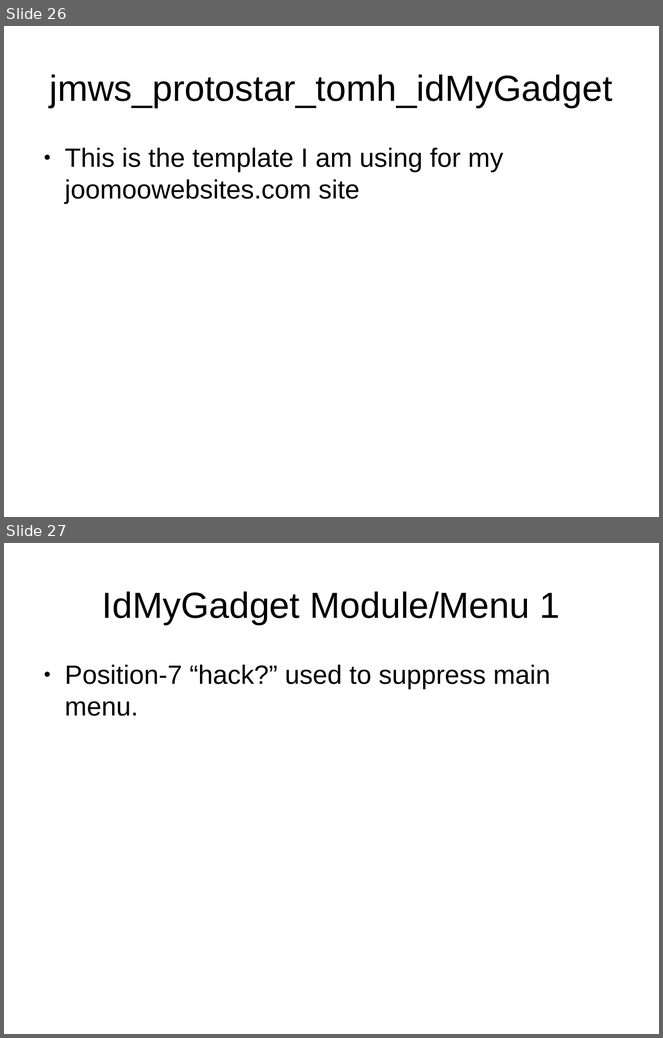
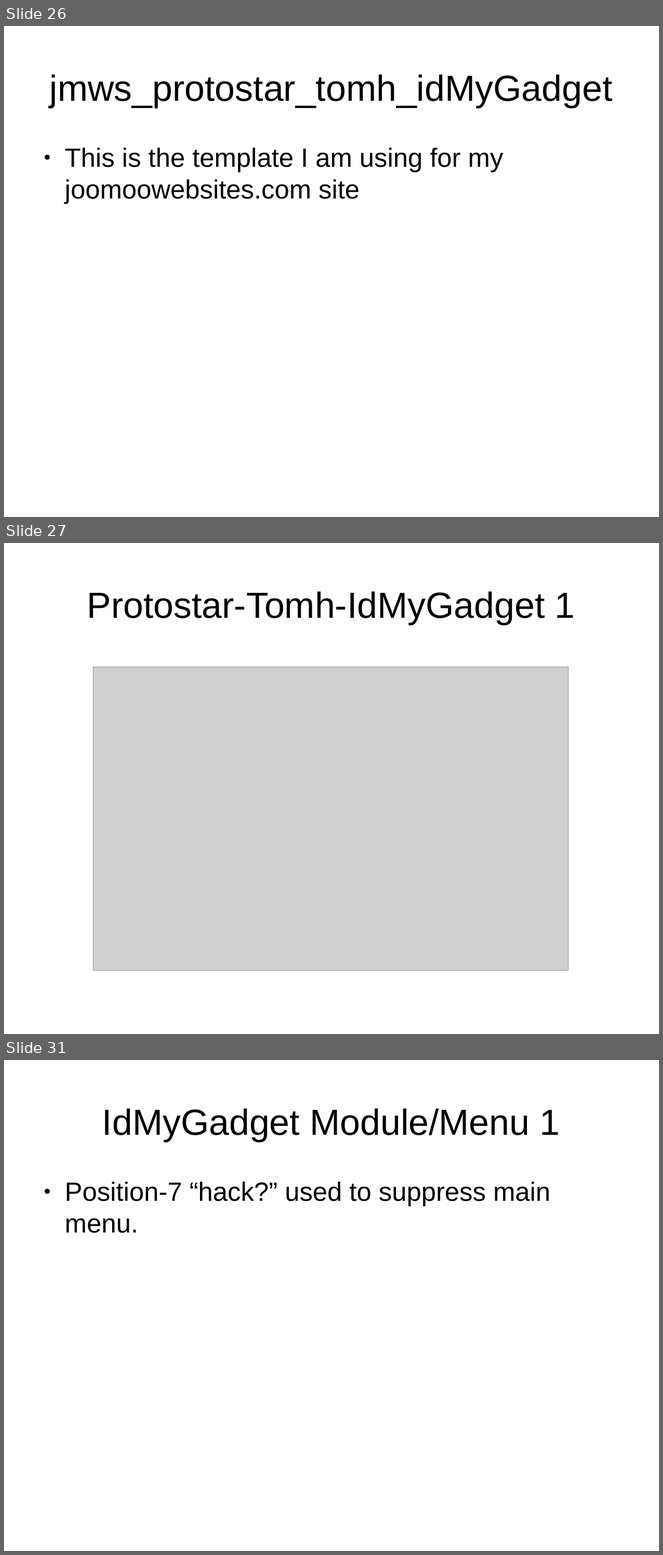
Before and after one commit to tomwhartung/jmws_accoutrements, a slide deck: presentations/2015_09-Joomla/Device_Detection-In_Protostar_and_Beez3.odp. Shown one above the other, each under a label of ours: slides 26 and 27 before the commit, slides 26, 27 and 31 after it; the slides between them are not shown. The pictures are 663x1038 and 663x1555 pixels, drawn with LibreOffice and Linux fonts; fonts in the diff are those of the drawing; grey boxes stand for pictures. Boxes give left, top, right and bottom in pixels: in the first picture for what was removed or moved away, otherwise in the second. Text is boxed around its words. In the diff, an @@ line names an element or a change of style, - is before the commit and + after.

Commit message:
Adding images to folder and presentation: protostar-default_vs_idMyGadget-1-bar_border_ellipse-1.png and protostar-default_vs_tomh_idMyGadget-1-bar_border_ellipse-1.png .

```diff
--- a/presentations/2015_09-Joomla/Device_Detection-In_Protostar_and_Beez3.odp
+++ b/presentations/2015_09-Joomla/Device_Detection-In_Protostar_and_Beez3.odp
@@ slide 27 added at <box>4,543,659,1034</box>, background #FFFFFF @@
@@ title added at <box>87,591,575,625</box>, 44 pt, text #000000 @@
+Protostar-Tomh-IdMyGadget 1
@@ picture added at <box>93,667,569,970</box> @@
@@ what was slide 27 is now slide 31 @@
```
Also in this commit, not shown: 1 slide changed, 3 other slides added, 2 other files.
